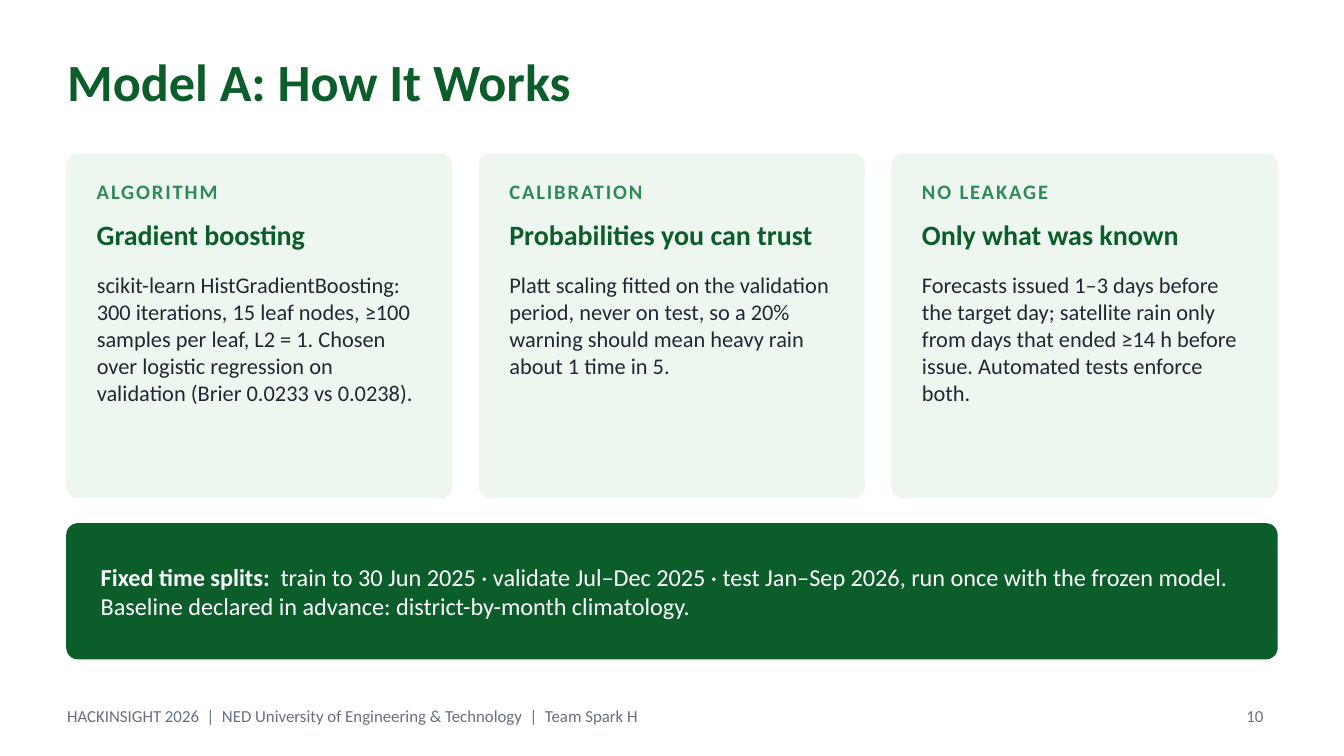
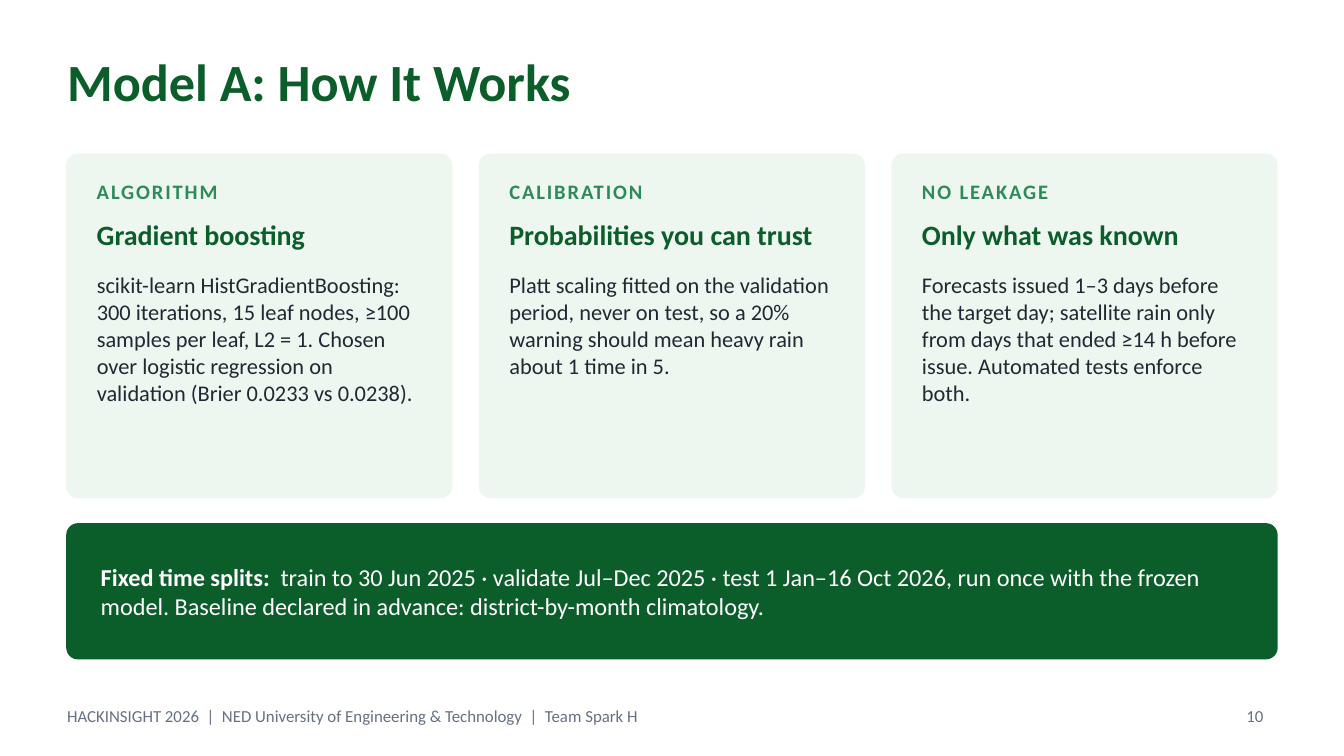
Before and after one commit to RoshaanT1/floodlens-pakistan, a slide deck: slide 10 of FloodLens_SparkH.pptx. Drawn at 1344x756 pixels with LibreOffice and Linux fonts; fonts in the diff are those of the drawing. Boxes give left, top, right and bottom in pixels: in the first picture for what was removed or moved away, otherwise in the second. Text is boxed around its words. In the diff, an @@ line names an element or a change of style, - is before the commit and + after.

Commit message:
Test window stated as run: 1 Jan to 16 Oct 2026 (script had no end date); numbers unchanged

```diff
--- a/FloodLens_SparkH.pptx
+++ b/FloodLens_SparkH.pptx
@@ text at <box>101,569,1200,619</box>: text changed @@
-Fixed time splits: train to 30 Jun 2025 · validate Jul–Dec 2025 · test Jan–Sep 2026, run once with the frozen model. Baseline declared in advance: district-by-month climatology.
+Fixed time splits: train to 30 Jun 2025 · validate Jul–Dec 2025 · test 1 Jan–16 Oct 2026, run once with the frozen model. Baseline declared in advance: district-by-month climatology.
```
Also in this commit, not shown: 1 other slide changed, 11 other files.
